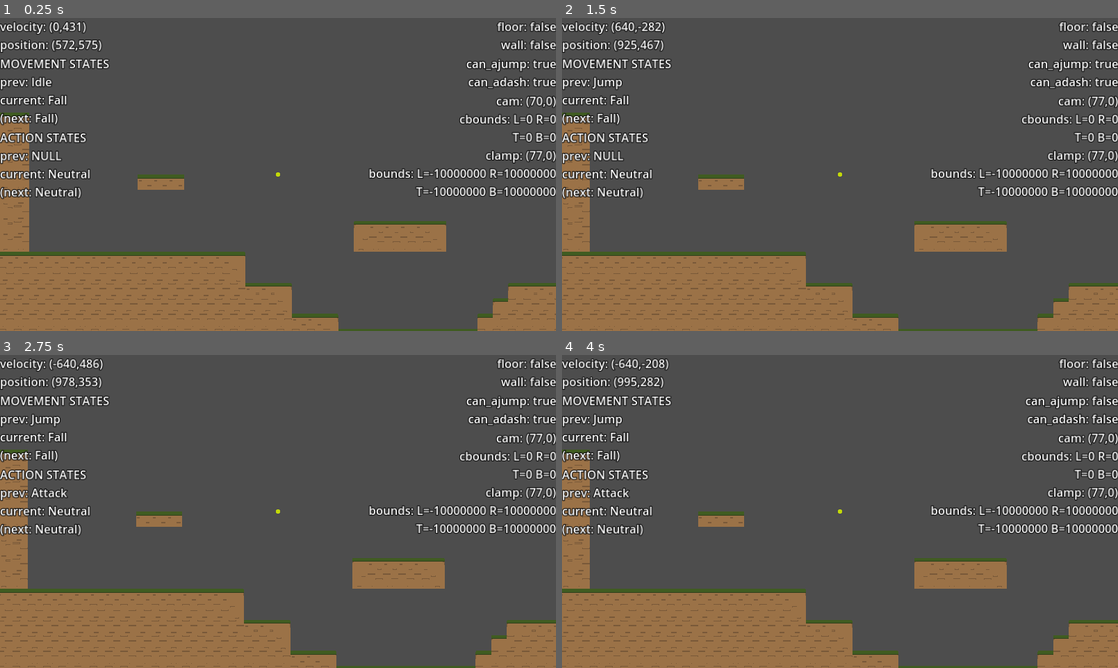
Above: before the commit, frames 1-4 (two rows, left to right).
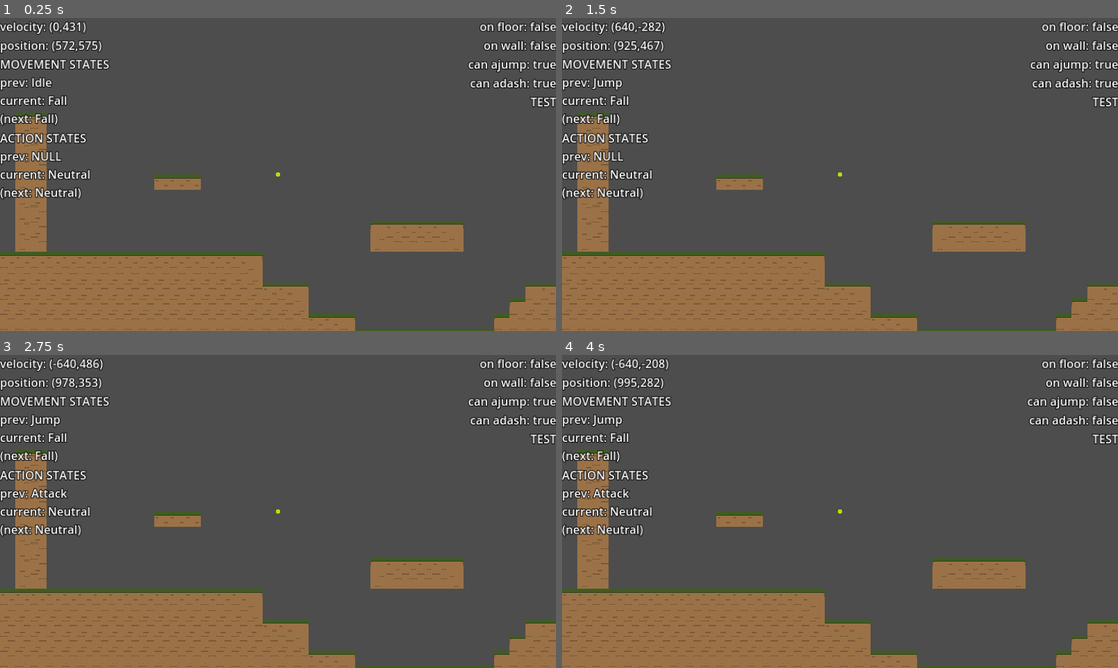
Above: after the commit, the same moments.

Repository: azylazide/untitled-hw-game-G4
Game: Godot game, scene res://src/levels/world.tscn
Two runs of this game, one before a commit and one after it. Both use one fixed random seed, a clock stepped at 60 frames per second and the inputs below. This scene is started directly instead of the project's main scene.
Inputs:
- Up to frame 1 (0.25 s): no input
- Up to frame 2 (1.5 s): tap Enter (ui_accept) at 0.5 s; hold X (dash) 0.53-1.28 s; hold D (right) from 0.53 s (still down); tap Space (jump) at 0.77, 0.8, 1.07, 1.35 s
- Up to frame 3 (2.75 s): tap Space (jump) at 1.52, 1.82, 2.3 s; tap X (dash) at 1.55 s; release D (right) at 2.03 s; hold A (left) from 2.03 s (still down); hold Z (attack) from 2.03 s (still down)
- Up to frame 4 (4 s): keep holding A (left); release Z (attack) at 2.78 s; tap X (dash) at 2.85 s; tap Space (jump) at 3.02, 3.32, 3.77, 3.8 s; hold X (dash) from 3.53 s (still down)

The runs differ from the first frame. In frame 1, 9.5% of the frame differs, in the area x 0-100%, y 1-100%; in frame 2, 10%; in frame 3, 10%; in frame 4, 10%.
Error in both runs: Invalid access to property or key 'ready' on a base object of type 'Nil'. (res://src/old_remote_cam.gd:75)

Commit message:
migrated to unique node name for debug text

Diff:
--- a/src/RemoteCamera.gd
+++ b/src/RemoteCamera.gd
@@ -101,7 +101,7 @@
 						bounds.top,
 						bounds.bottom]
 
-	DebugTexts.get_node("Control/HBoxContainer/VBoxContainer2/Label5").text = debug_string %format_array
+	DebugTexts.get_node("%camera").text = debug_string %format_array
 
 ## Get new camera target position
 func _update_position() -> Vector2:
--- a/src/actors/player.gd
+++ b/src/actors/player.gd
@@ -651,8 +651,26 @@
 				Action.change_state()
 
 func debug_text() -> void:
-	DebugTexts.get_node("Control/HBoxContainer/VBoxContainer/Label").text = "velocity: (%.00f,%.00f)\nposition: (%.00f,%.00f)" %[velocity.x,velocity.y,global_position.x,global_position.y]
-	DebugTexts.get_node("Control/HBoxContainer/VBoxContainer/Label2").text = "MOVEMENT STATES\nprev: %s\ncurrent: %s\n(next: %s)" %[Move.state_name[Move.previous],Move.state_name[Move.current],Move.state_name[Move.next]]
-	DebugTexts.get_node("Control/HBoxContainer/VBoxContainer2/Label3").text = "floor: %s\nwall: %s" %[on_floor,on_wall]
-	DebugTexts.get_node("Control/HBoxContainer/VBoxContainer2/Label4").text = "can_ajump: %s\ncan_adash: %s" %[can_ajump,can_adash]
-	DebugTexts.get_node("Control/HBoxContainer/VBoxContainer/Label6").text = "ACTION STATES\nprev: %s\ncurrent: %s\n(next: %s)" %[Action.state_name[Action.previous],Action.state_name[Action.current],Action.state_name[Action.next]]
+	var debug_text_vel = "velocity: (%.00f,%.00f)" %[velocity.x,velocity.y]
+	var debug_text_pos = "position: (%.00f,%.00f)" %[global_position.x,global_position.y]
+	var format_movementstates = [Move.state_name[Move.previous],
+		Move.state_name[Move.current],
+		Move.state_name[Move.next]]
+	var debug_text_movementstates = "MOVEMENT STATES\nprev: %s\ncurrent: %s\n(next: %s)" %format_movementstates
+	var debug_text_onfloor = "on floor: %s" %on_floor
+	var debug_text_onwall = "on wall: %s" %on_wall
+	var debug_text_canajump = "can ajump: %s" %can_ajump
+	var debug_text_canadash = "can adash: %s" %can_adash
+	var format_actionstates = [Action.state_name[Action.previous],
+		Action.state_name[Action.current],
+		Action.state_name[Action.next]]
+	var debug_text_actionstates = "ACTION STATES\nprev: %s\ncurrent: %s\n(next: %s)" %format_actionstates
+
+	DebugTexts.get_node("%velocity").text = debug_text_vel
+	DebugTexts.get_node("%position").text = debug_text_pos
+	DebugTexts.get_node("%movementstates").text = debug_text_movementstates
+	DebugTexts.get_node("%onfloor").text = debug_text_onfloor
+	DebugTexts.get_node("%onwall").text = debug_text_onwall
+	DebugTexts.get_node("%canajump").text = debug_text_canajump
+	DebugTexts.get_node("%canadash").text = debug_text_canadash
+	DebugTexts.get_node("%actionstates").text = debug_text_actionstates
--- a/src/debug_texts.tscn
+++ b/src/debug_texts.tscn
@@ -32,17 +32,26 @@
 layout_mode = 2
 size_flags_horizontal = 2
 
-[node name="Label" type="Label" parent="Control/HBoxContainer/VBoxContainer"]
+[node name="velocity" type="Label" parent="Control/HBoxContainer/VBoxContainer"]
+unique_name_in_owner = true
 layout_mode = 2
 text = "TEST"
 label_settings = SubResource("LabelSettings_h2jt3")
 
-[node name="Label2" type="Label" parent="Control/HBoxContainer/VBoxContainer"]
+[node name="position" type="Label" parent="Control/HBoxContainer/VBoxContainer"]
+unique_name_in_owner = true
 layout_mode = 2
 text = "TEST"
 label_settings = SubResource("LabelSettings_h2jt3")
 
-[node name="Label6" type="Label" parent="Control/HBoxContainer/VBoxContainer"]
+[node name="movementstates" type="Label" parent="Control/HBoxContainer/VBoxContainer"]
+unique_name_in_owner = true
+layout_mode = 2
+text = "TEST"
+label_settings = SubResource("LabelSettings_h2jt3")
+
+[node name="actionstates" type="Label" parent="Control/HBoxContainer/VBoxContainer"]
+unique_name_in_owner = true
 layout_mode = 2
 text = "TEST"
 label_settings = SubResource("LabelSettings_h2jt3")
@@ -51,19 +60,36 @@
 layout_mode = 2
 size_flags_horizontal = 10
 
-[node name="Label3" type="Label" parent="Control/HBoxContainer/VBoxContainer2"]
+[node name="onfloor" type="Label" parent="Control/HBoxContainer/VBoxContainer2"]
+unique_name_in_owner = true
 layout_mode = 2
 text = "TEST"
 label_settings = SubResource("LabelSettings_h2jt3")
 horizontal_alignment = 2
 
-[node name="Label4" type="Label" parent="Control/HBoxContainer/VBoxContainer2"]
+[node name="onwall" type="Label" parent="Control/HBoxContainer/VBoxContainer2"]
+unique_name_in_owner = true
 layout_mode = 2
 text = "TEST"
 label_settings = SubResource("LabelSettings_h2jt3")
 horizontal_alignment = 2
 
-[node name="Label5" type="Label" parent="Control/HBoxContainer/VBoxContainer2"]
+[node name="canajump" type="Label" parent="Control/HBoxContainer/VBoxContainer2"]
+unique_name_in_owner = true
+layout_mode = 2
+text = "TEST"
+label_settings = SubResource("LabelSettings_h2jt3")
+horizontal_alignment = 2
+
+[node name="canadash" type="Label" parent="Control/HBoxContainer/VBoxContainer2"]
+unique_name_in_owner = true
+layout_mode = 2
+text = "TEST"
+label_settings = SubResource("LabelSettings_h2jt3")
+horizontal_alignment = 2
+
+[node name="camera" type="Label" parent="Control/HBoxContainer/VBoxContainer2"]
+unique_name_in_owner = true
 layout_mode = 2
 text = "TEST"
 label_settings = SubResource("LabelSettings_mnjb8")
